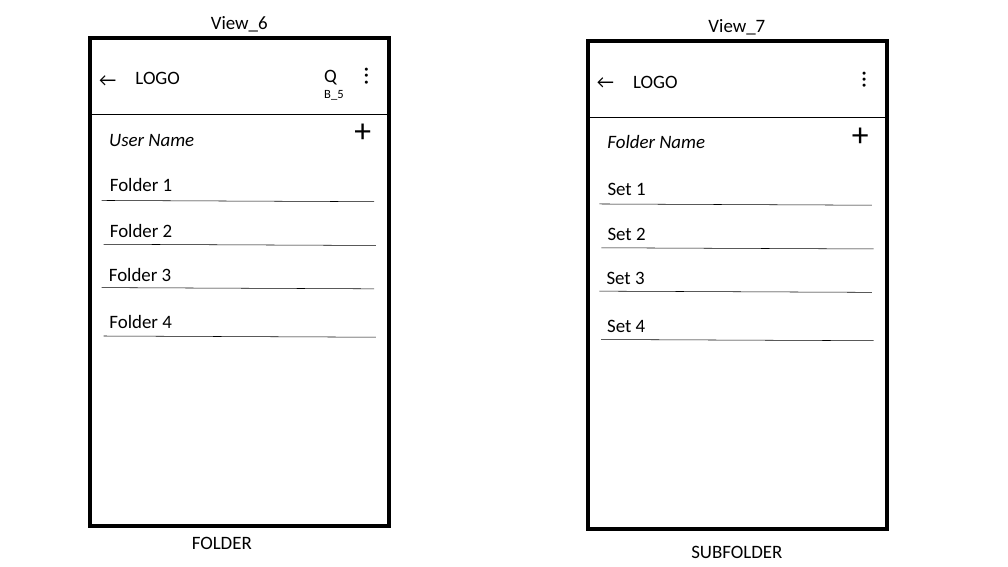
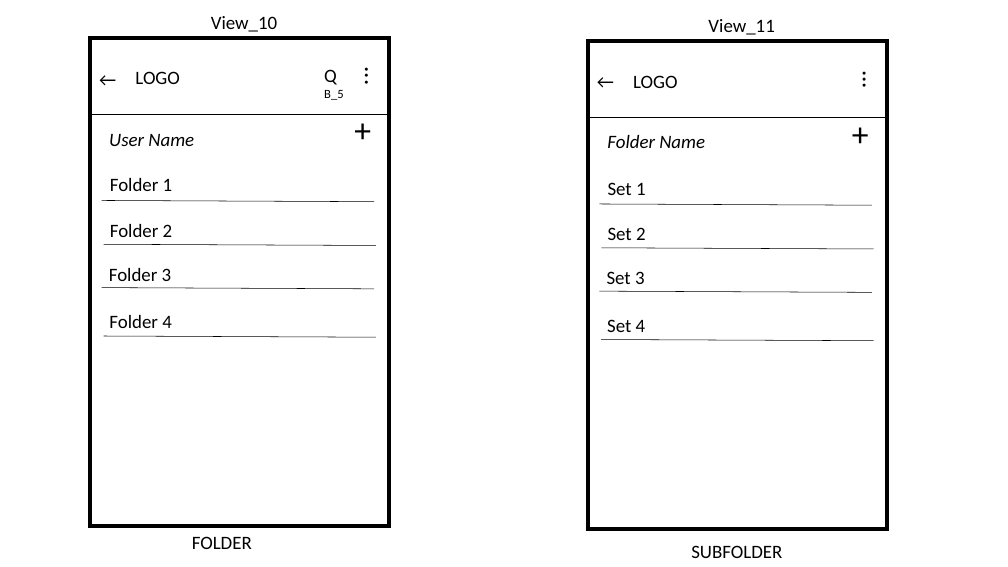
Before and after one commit to mhlee1215/IEDUFlashCard, a slide deck: slide 5 of Device Screen.pptx (slide 3 before the commit). Drawn at 1008x567 pixels with LibreOffice and Linux fonts; fonts in the diff are those of the drawing. Boxes give left, top, right and bottom in pixels: in the first picture for what was removed or moved away, otherwise in the second. Text is boxed around its words. In the diff, an @@ line names an element or a change of style, - is before the commit and + after.

```diff
--- a/Device Screen.pptx
+++ b/Device Screen.pptx
@@ text at [211,16,277,32]: text changed @@
-View_6
+View_10
@@ text at [708,19,774,35]: text changed @@
-View_7
+View_11
```
Also in this commit, not shown: 1 other file.
